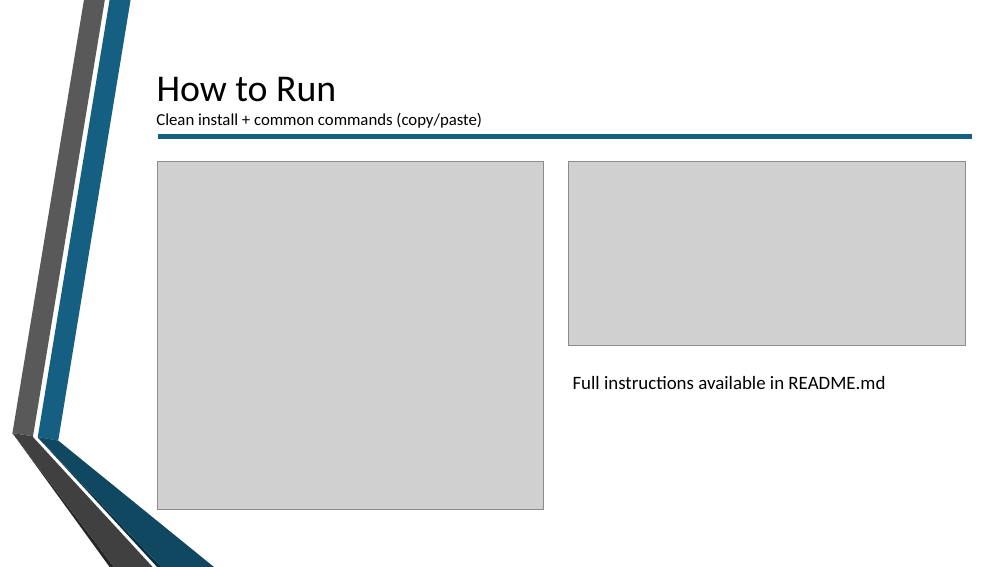
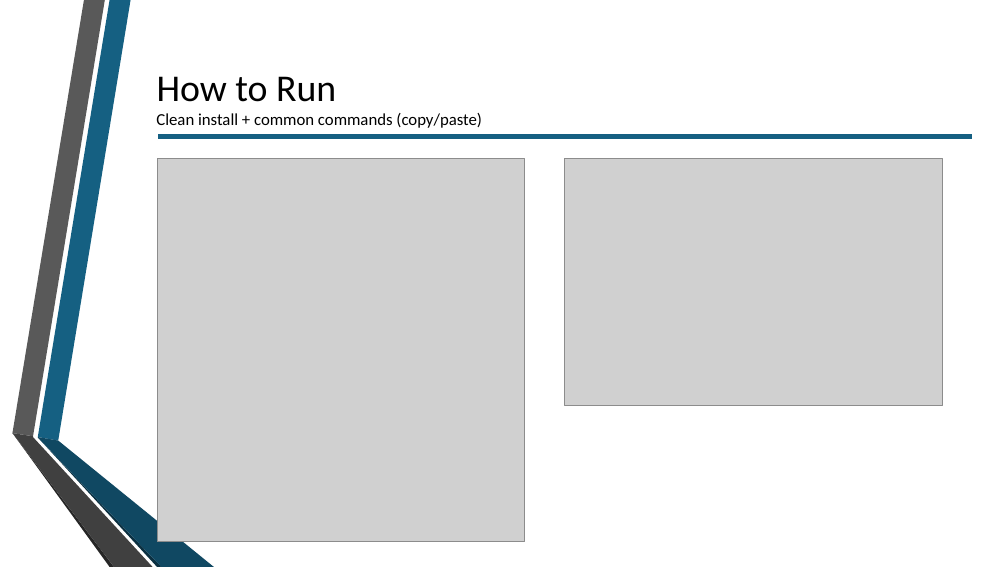
Before and after one commit to n1wo/habit-tracker, a slide deck: slide 9 of docs/Wokurka-Nikita_IU14141855_OOFPP_Development_Phase_2.pptx. Drawn at 1008x567 pixels with LibreOffice and Linux fonts; fonts in the diff are those of the drawing; grey boxes stand for pictures; background and template pictures are left out. Boxes give left, top, right and bottom in pixels: in the first picture for what was removed or moved away, otherwise in the second. Text is boxed around its words. In the diff, an @@ line names an element or a change of style, - is before the commit and + after.

Commit message:
✨ docs: update presentation file for development phase 2

```diff
--- a/docs/Wokurka-Nikita_IU14141855_OOFPP_Development_Phase_2.pptx
+++ b/docs/Wokurka-Nikita_IU14141855_OOFPP_Development_Phase_2.pptx
@@ picture: place and size @@
-picture at (157,161,543,510)
+picture at (157,159,525,542)
@@ picture: place and size @@
-picture at (569,161,966,346)
+picture at (564,159,943,405)
@@ text removed at (573,376,885,389) @@
-Full instructions available in README.md
```
